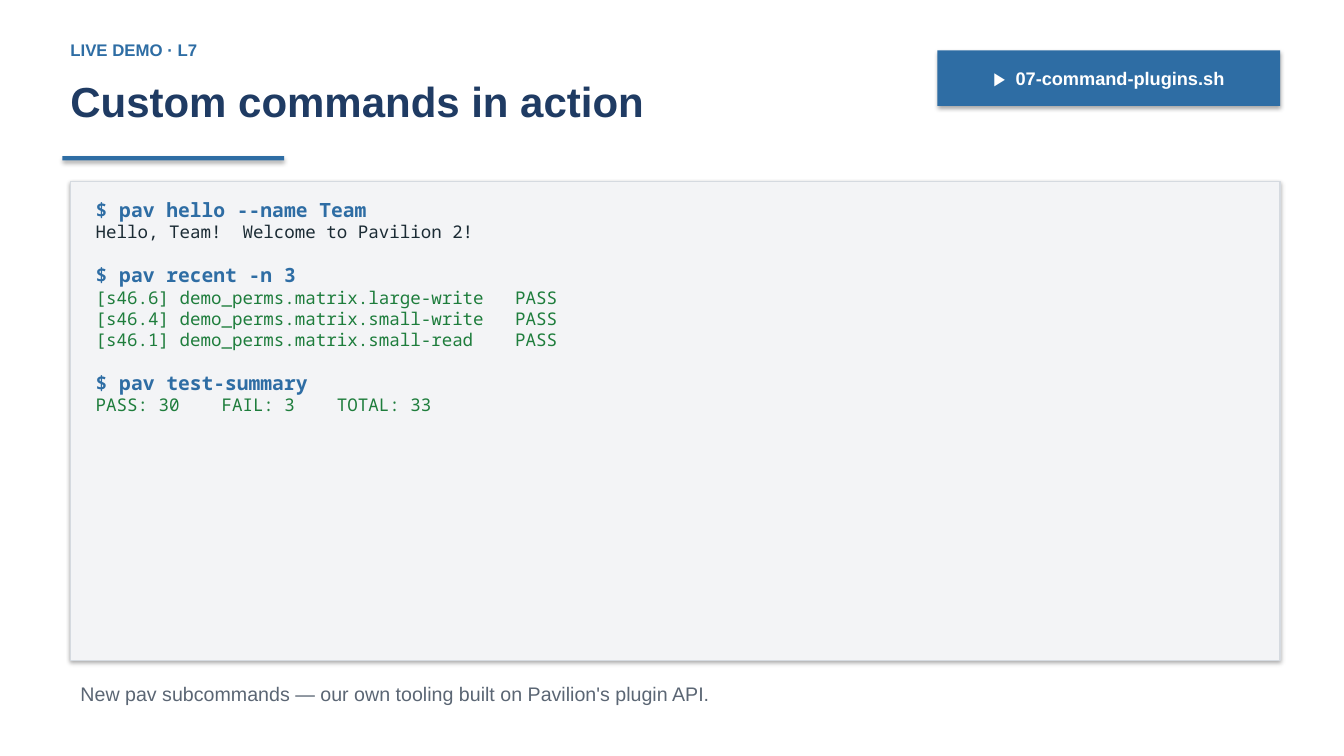
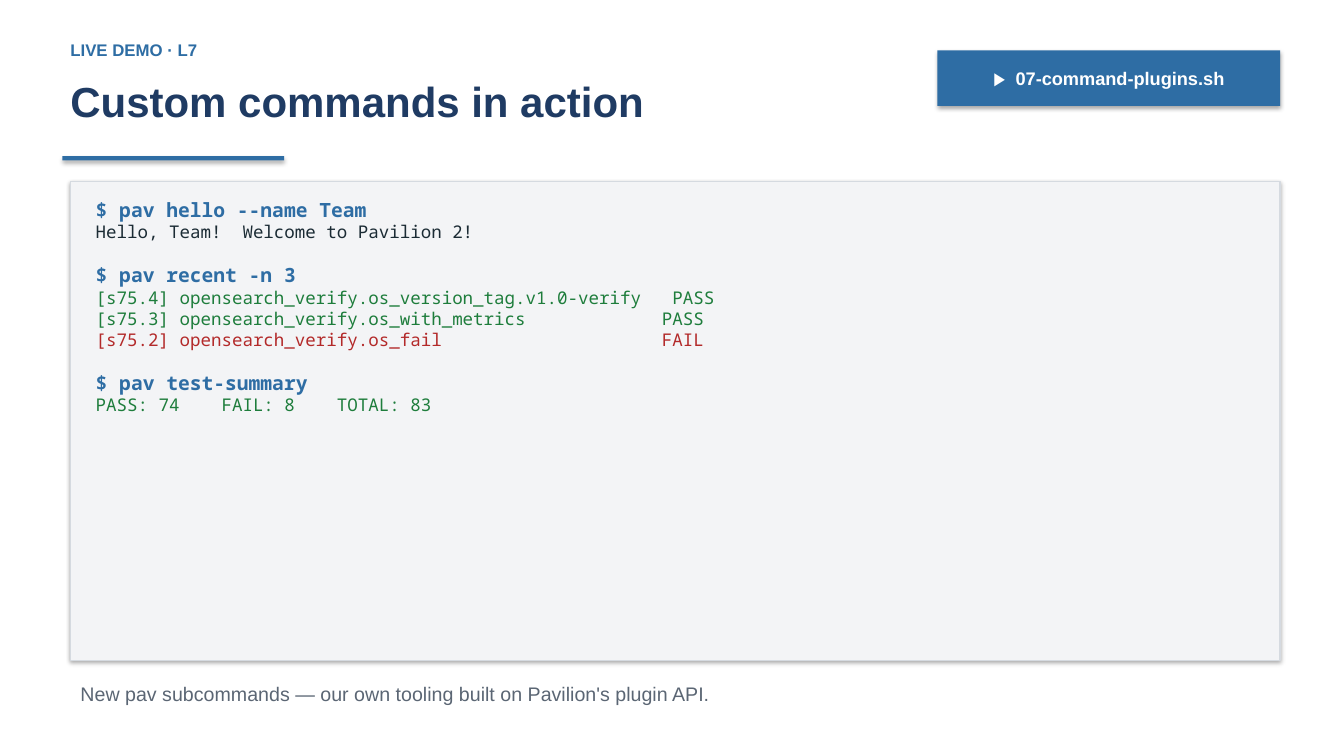
Before and after one commit to curtisecombsjr/pavilion-workshop, a slide deck: slide 39 of pavilion-workshop.pptx (slide 33 before the commit). Drawn at 1344x756 pixels with LibreOffice and Linux fonts; fonts in the diff are those of the drawing. Boxes give left, top, right and bottom in pixels: in the first picture for what was removed or moved away, otherwise in the second. Text is boxed around its words. In the diff, an @@ line names an element or a change of style, - is before the commit and + after.

```diff
--- a/pavilion-workshop.pptx
+++ b/pavilion-workshop.pptx
@@ text in rectangle at bbox=[96, 290, 641, 351]: text changed @@
-[s46.6] demo_perms.matrix.large-write PASS
-[s46.4] demo_perms.matrix.small-write PASS
-[s46.1] demo_perms.matrix.small-read PASS
+[s75.4] opensearch_verify.os_version_tag.v1.0-verify PASS
+[s75.3] opensearch_verify.os_with_metrics PASS
+[s75.2] opensearch_verify.os_fail FAIL
@@ text in rectangle at bbox=[96, 398, 431, 411]: text changed @@
-PASS: 30 FAIL: 3 TOTAL: 33
+PASS: 74 FAIL: 8 TOTAL: 83
```
Also in this commit, not shown: 17 other slides changed, 7 slides added, 19 other files.
